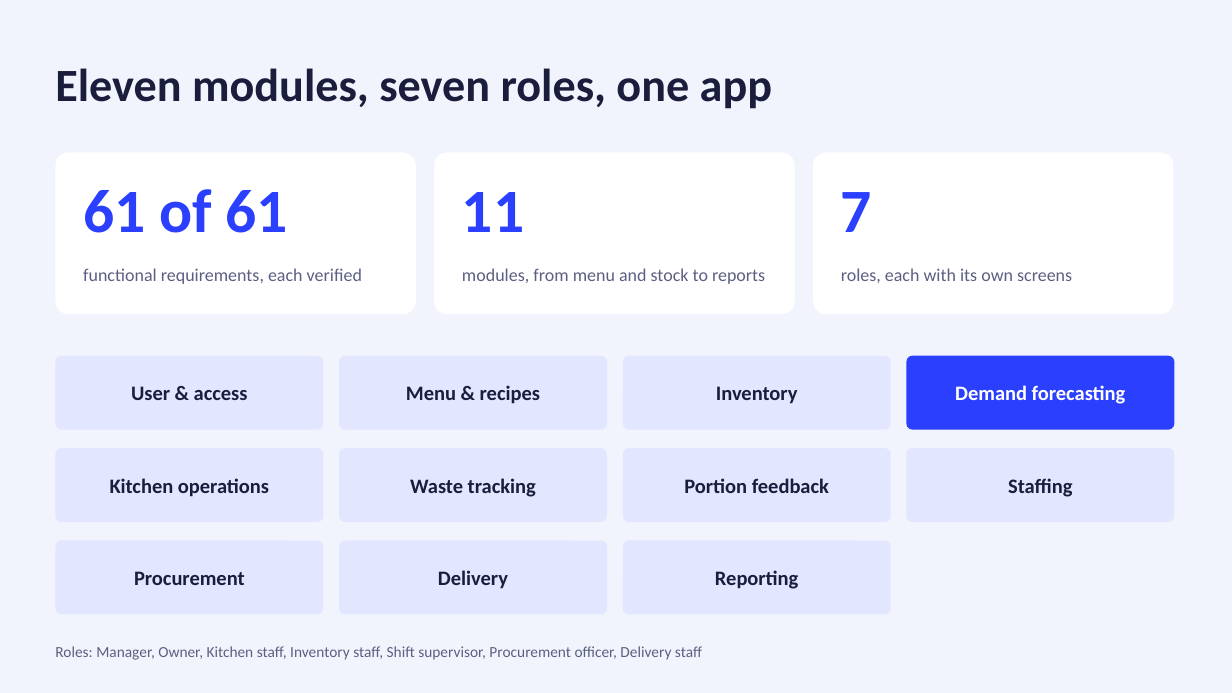
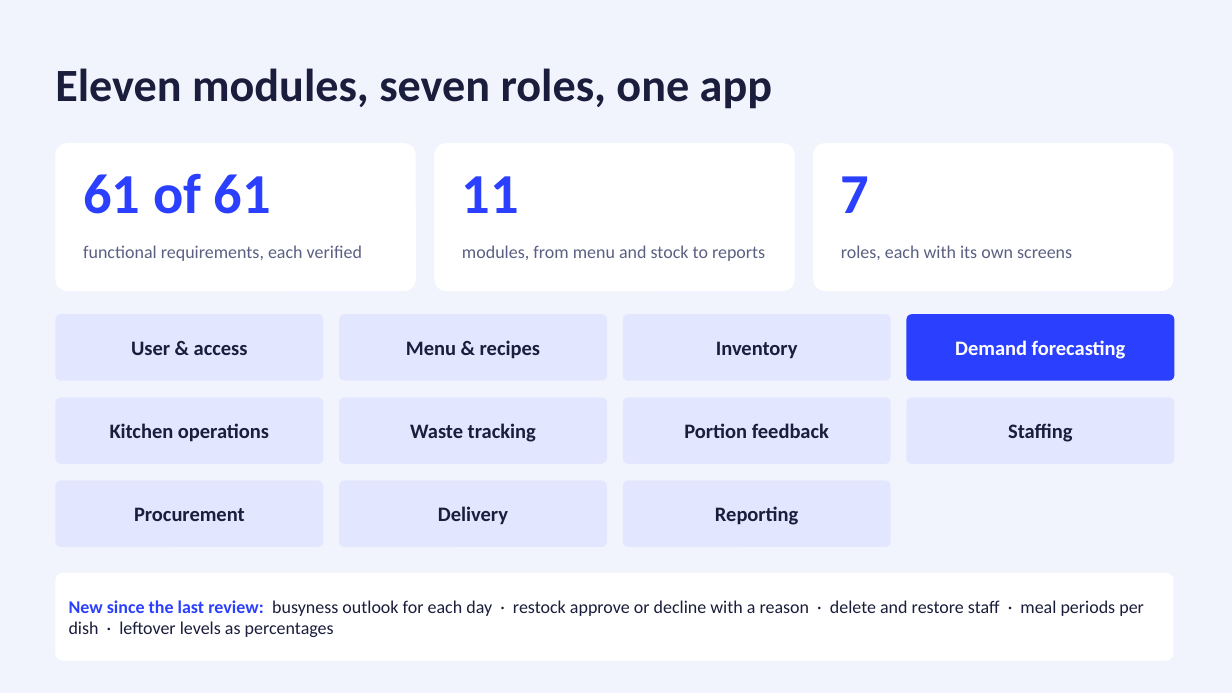
Before and after one commit to JimmyVanjlla/FYP-Prog, a slide deck: slide 4 of FYP_System_Preview.pptx. Drawn at 1232x693 pixels with LibreOffice and Linux fonts; fonts in the diff are those of the drawing. Boxes give left, top, right and bottom in pixels: in the first picture for what was removed or moved away, otherwise in the second. Text is boxed around its words. In the diff, an @@ line names an element or a change of style, - is before the commit and + after.

```diff
--- a/FYP_System_Preview.pptx
+++ b/FYP_System_Preview.pptx
@@ rounded rectangle: place and size @@
-rounded rectangle at box(55, 152, 416, 314)
+rounded rectangle at box(55, 143, 416, 291)
@@ rounded rectangle: place and size @@
-rounded rectangle at box(434, 152, 795, 314)
+rounded rectangle at box(434, 143, 795, 291)
@@ rounded rectangle: place and size @@
-rounded rectangle at box(813, 152, 1174, 314)
+rounded rectangle at box(813, 143, 1174, 291)
@@ text "61 of 61": place and size @@
-text "61 of 61" at box(83, 189, 288, 233)
+text "61 of 61" at box(83, 173, 271, 214)
@@ text "11": place and size @@
-text "11" at box(462, 192, 524, 232)
+text "11" at box(462, 176, 519, 213)
@@ size 48 to 44 pt in 3 elements at box(83, 173, 271, 214), box(462, 176, 519, 213), box(841, 176, 870, 213) @@
@@ text "7": place and size @@
-text "7" at box(841, 192, 872, 232)
+text "7" at box(841, 176, 870, 213)
@@ 3 texts: place and size @@
-3 texts at box(83, 268, 1072, 284)
+3 texts at box(83, 245, 1072, 261)
@@ rounded rectangle "User & access": place and size @@
-rounded rectangle "User & access" at box(55, 356, 323, 430)
+rounded rectangle "User & access" at box(55, 314, 323, 381)
@@ rounded rectangle "Menu & recipes": place and size @@
-rounded rectangle "Menu & recipes" at box(339, 356, 607, 430)
+rounded rectangle "Menu & recipes" at box(339, 314, 607, 381)
@@ rounded rectangle "Inventory": place and size @@
-rounded rectangle "Inventory" at box(623, 356, 891, 430)
+rounded rectangle "Inventory" at box(623, 314, 891, 381)
@@ rounded rectangle "Demand forecasting": place and size @@
-rounded rectangle "Demand forecasting" at box(907, 356, 1175, 430)
+rounded rectangle "Demand forecasting" at box(907, 314, 1175, 381)
@@ rounded rectangle "Kitchen operations": place and size @@
-rounded rectangle "Kitchen operations" at box(55, 448, 323, 522)
+rounded rectangle "Kitchen operations" at box(55, 397, 323, 464)
@@ rounded rectangle "Waste tracking": place and size @@
-rounded rectangle "Waste tracking" at box(339, 448, 607, 522)
+rounded rectangle "Waste tracking" at box(339, 397, 607, 464)
@@ rounded rectangle "Portion feedback": place and size @@
-rounded rectangle "Portion feedback" at box(623, 448, 891, 522)
+rounded rectangle "Portion feedback" at box(623, 397, 891, 464)
@@ rounded rectangle "Staffing": place and size @@
-rounded rectangle "Staffing" at box(907, 448, 1175, 522)
+rounded rectangle "Staffing" at box(907, 397, 1175, 464)
@@ rounded rectangle "Procurement": place and size @@
-rounded rectangle "Procurement" at box(55, 541, 323, 615)
+rounded rectangle "Procurement" at box(55, 481, 323, 547)
@@ rounded rectangle "Delivery": place and size @@
-rounded rectangle "Delivery" at box(339, 541, 607, 615)
+rounded rectangle "Delivery" at box(339, 481, 607, 547)
@@ rounded rectangle "Reporting": place and size @@
-rounded rectangle "Reporting" at box(623, 541, 891, 615)
+rounded rectangle "Reporting" at box(623, 481, 891, 547)
@@ rounded rectangle "New since the last review: ...": place and size @@
-rounded rectangle "New since the last review: ..." at box(55, 646, 702, 660)
+rounded rectangle "New since the last review: ..." at box(55, 573, 1174, 661)
@@ rounded rectangle "New since the last review: ..." at box(55, 573, 1174, 661): vertical alignment top to middle; fill none to #FFFFFF @@
@@ text in rounded rectangle at box(69, 600, 1144, 637): text changed; size 12 to 14 pt; text colour #5B6082 to #1A1D3B @@
-Roles: Manager, Owner, Kitchen staff, Inventory staff, Shift supervisor, Procurement officer, Delivery staff
+New since the last review: busyness outlook for each day · restock approve or decline with a reason · delete and restore staff · meal periods per dish · leftover levels as percentages
```
Also in this commit, not shown: 2 other slides changed.
